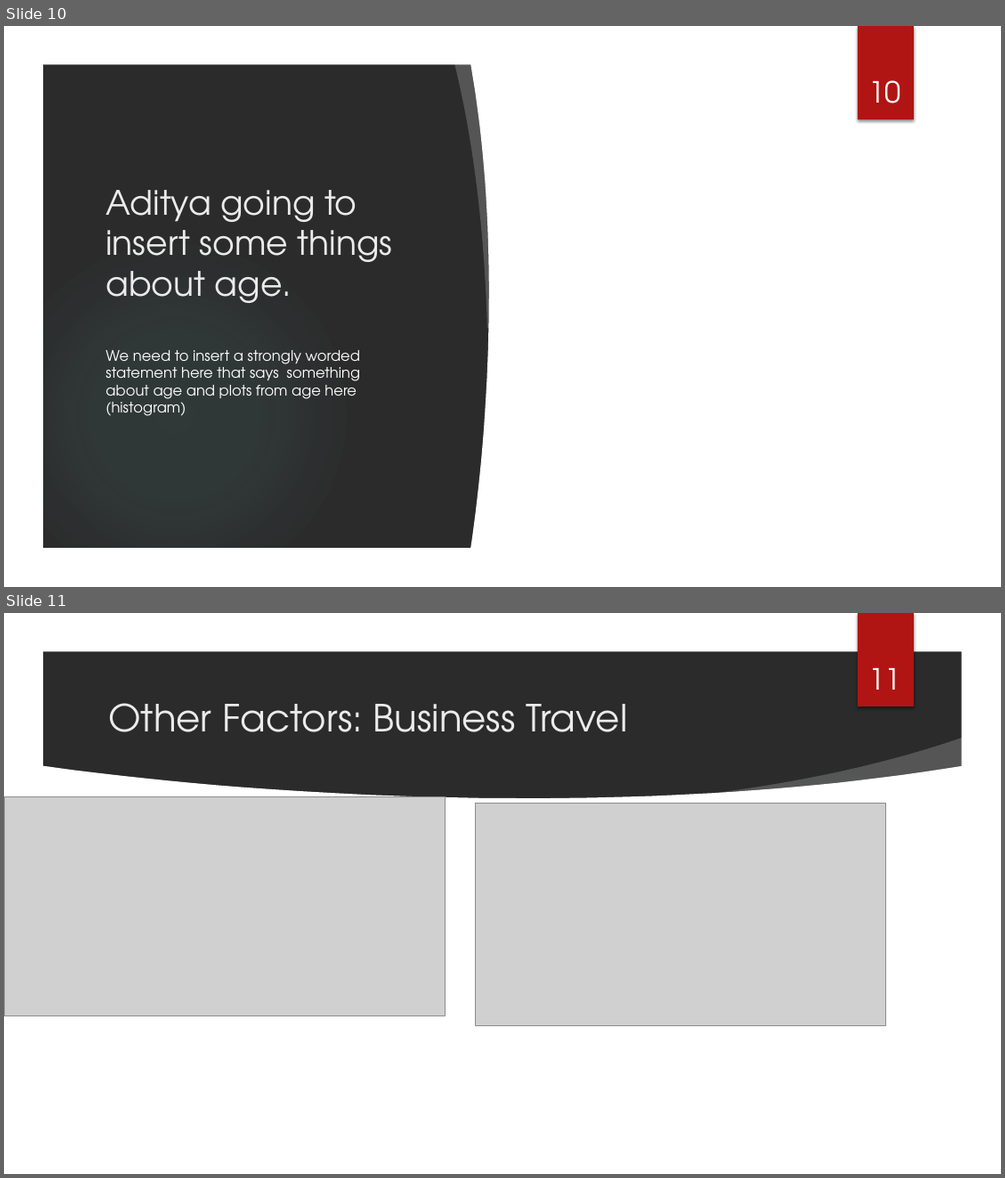
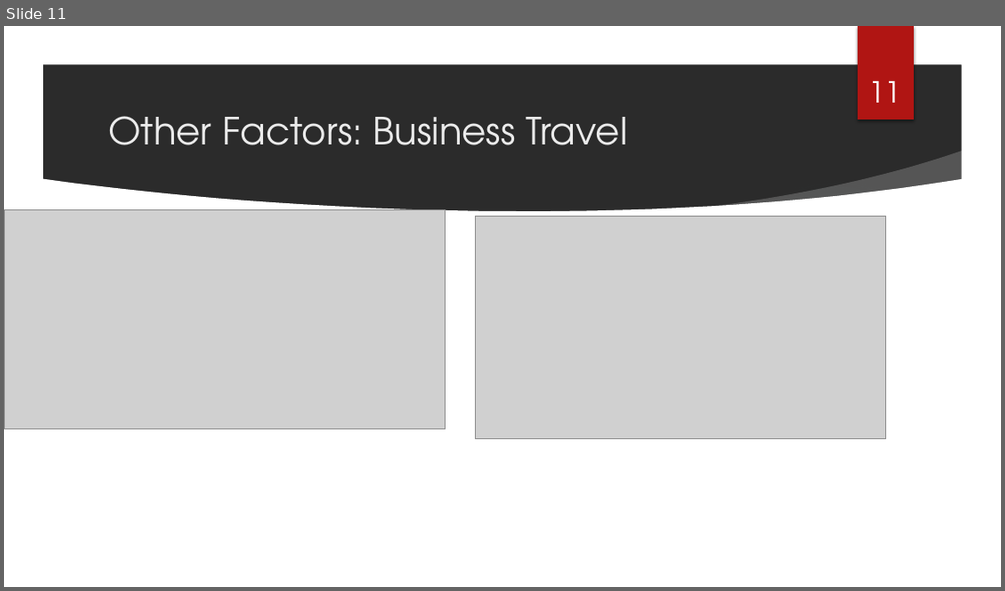
Before and after one commit to Ujustwaite/DDS_Case_Study_2, a slide deck: DraftPresentation.pptx. Shown one above the other, each under a label of ours: slides 10 and 11 before the commit, slide 11 after it. The pictures are 1005x1178 and 1005x591 pixels, drawn with LibreOffice and Linux fonts; fonts in the diff are those of the drawing; grey boxes stand for pictures; background and template pictures are left out; a plain dark background stands for a picture behind light text. Boxes give left, top, right and bottom in pixels: in the first picture for what was removed or moved away, otherwise in the second. Text is boxed around its words. In the diff, an @@ line names an element or a change of style, - is before the commit and + after.

```diff
--- a/DraftPresentation.pptx
+++ b/DraftPresentation.pptx
@@ slide 10 removed at box(4, 26, 1001, 587), background picture (left out); not listed: 4 template elements that a slide beside it also shows @@
@@ freeform shape removed at box(454, 57, 511, 329) @@
@@ freeform shape removed at box(469, 59, 572, 554) @@
@@ rectangle removed at box(509, 59, 966, 554) @@
@@ page number removed at box(868, 80, 900, 103) @@
-10
@@ title removed at box(105, 190, 393, 303) @@
-Aditya going to insert some things about age.
@@ text removed at box(105, 350, 360, 416) @@
-We need to insert a strongly worded statement here that says something about age and plots from age here (histogram)
```
Also in this commit, not shown: 1 slide changed, 3 slides added, 1 other slide removed, 2 other files.
